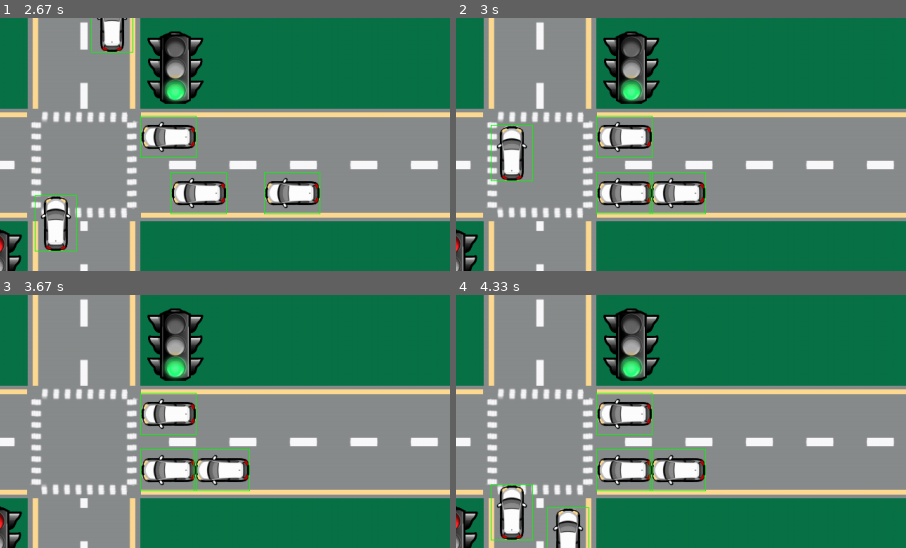
Above: before the commit, frames 1-4 (two rows, left to right).
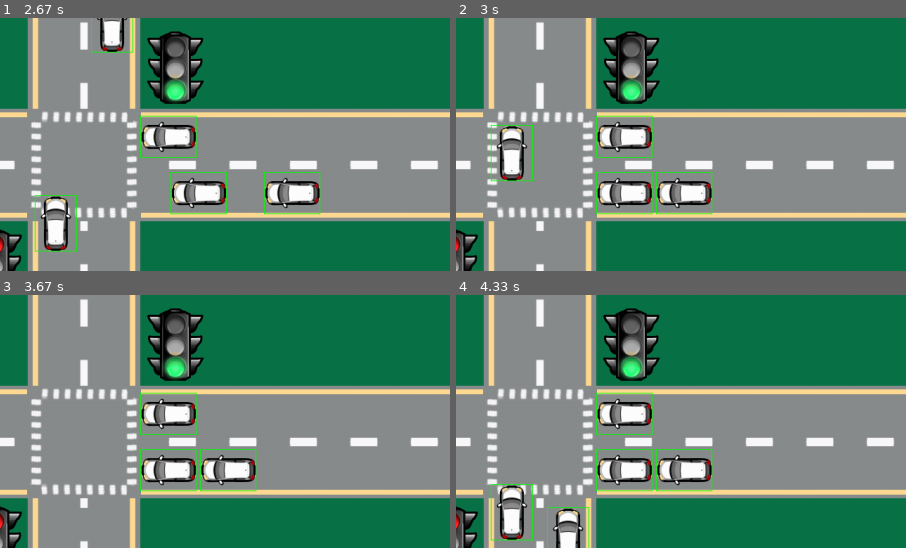
Above: after the commit, the same moments.

Repository: IChaudhry892/csce-4430-project
Game: pygame game, started from pygame-traffic-test/main.py
Two runs of this game, one before a commit and one after it. Both use one fixed random seed, a clock stepped at 60 frames per second and the inputs below.
Inputs:
- Up to frame 1 (2.67 s): no input
- Up to frame 2 (3 s): no input
- Up to frame 3 (3.67 s): no input
- Up to frame 4 (4.33 s): no input
The pictures show only the part of the screen within x 41-91%, y 21-71%; the shares and areas given below are measured in that part.

Frame 1 is identical in both runs. In frame 2, 1.1% of the frame differs, in the area x 42-58%, y 60-78%; in frame 3, 1.1%; in frame 4, 1.1%.

Commit message:
Fix vehicles stopping inside each other sometimes
Vehicles now check where they're going to be next frame to ensure they don't stop inside each other sometimes.

Diff:
--- a/pygame-traffic-test/Graphics/SimulationGraphicConfig.py
+++ b/pygame-traffic-test/Graphics/SimulationGraphicConfig.py
@@ -57,7 +57,7 @@
         "horizontal_road": SCREEN_WIDTH // 2 + (ROAD_WIDTH // 2)
     }
     VEHICLE_SPAWN_GAP_METERS = 0  # Minimum gap between spawned vehicles in meters
-    VEHICLE_MIN_GAP_METERS = 1    # Minimum gap between vehicles while moving in meters
+    VEHICLE_MIN_GAP_METERS = 0.5    # Minimum gap between vehicles while moving in meters
 
     # Traffic Signal Constants
     TRAFFIC_SIGNAL_WIDTH = 80
--- a/pygame-traffic-test/Vehicle/Vehicle.py
+++ b/pygame-traffic-test/Vehicle/Vehicle.py
@@ -119,6 +119,17 @@
         """Handle vehicle behavior when the traffic signal is red"""
         if self.road_id == "vertical_road":
             next_frame_y = self.y - distance_pixels
+            # Predictive clamp behind the nearest ahead vehicle regardless of its state.
+            ahead = self.get_nearest_ahead_vehicle()
+            if ahead is not None:
+                min_gap_px = SimulationGraphicConfig.VEHICLE_MIN_GAP_METERS * SimulationConfig.PIXELS_PER_METER
+                # Vehicle ahead's back bumper position plus minimum gap defines the furthest forward we can be (largest y)
+                allowed_min_y = ahead.y + ahead.height + min_gap_px
+                # If our next step would violate the gap, clamp and wait
+                if next_frame_y < allowed_min_y:
+                    self.y = allowed_min_y
+                    self.state = SimulationConfig.VEHICLE_STATES["waiting"]
+                    return
             if self.should_stop_at_signal(next_frame_y):
                 self.y = self.stop_line_position
                 self.state = SimulationConfig.VEHICLE_STATES["waiting"]
@@ -131,6 +142,15 @@
                 self.check_ahead_vehicle_gap(gap)
         elif self.road_id == "horizontal_road":
             next_frame_x = self.x - distance_pixels
+            # Predictive clamp behind the nearest ahead vehicle regardless of its state.
+            ahead = self.get_nearest_ahead_vehicle()
+            if ahead is not None:
+                min_gap_px = SimulationGraphicConfig.VEHICLE_MIN_GAP_METERS * SimulationConfig.PIXELS_PER_METER
+                allowed_min_x = ahead.x + ahead.width + min_gap_px
+                if next_frame_x < allowed_min_x:
+                    self.x = allowed_min_x
+                    self.state = SimulationConfig.VEHICLE_STATES["waiting"]
+                    return
             if self.should_stop_at_signal(next_frame_x):
                 self.x = self.stop_line_position
                 self.state = SimulationConfig.VEHICLE_STATES["waiting"]
